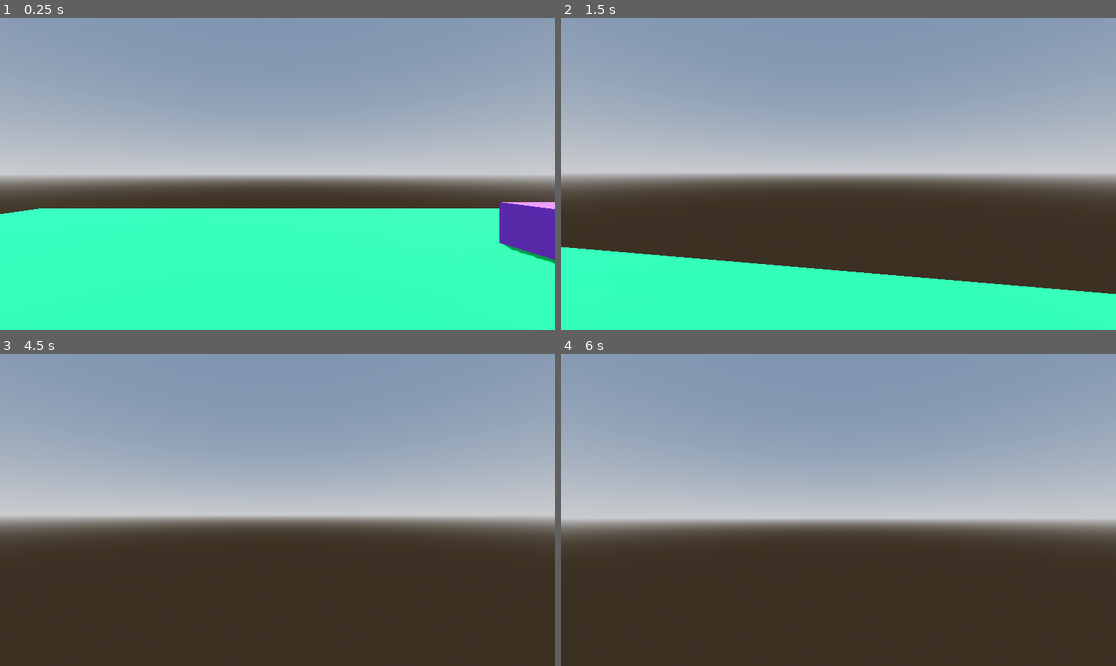
Above: before the commit, frames 1-4 (two rows, left to right).
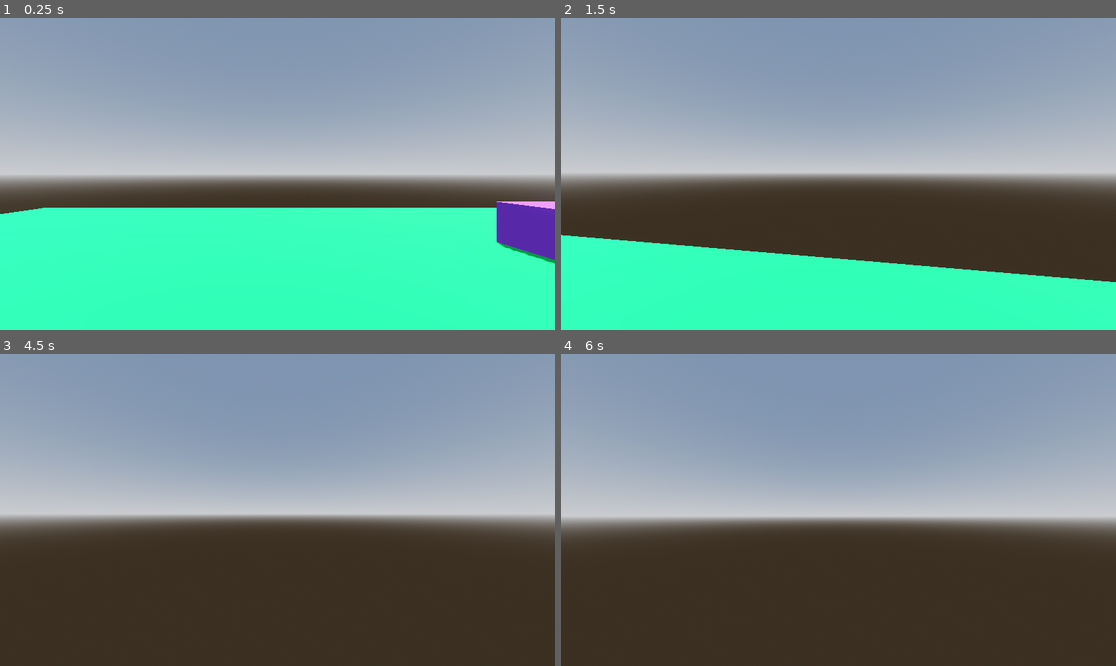
Above: after the commit, the same moments.

Repository: Seb-deru/first-person-controller
Game: Godot game, scene res://scenes/world.tscn
Two runs of this game, one before a commit and one after it. Both use one fixed random seed, a clock stepped at 60 frames per second and the inputs below.
Inputs (mouse positions are in pixels of both pictures, inside the frame that each line leads up to):
- Up to frame 1 (0.25 s): no input
- Up to frame 2 (1.5 s): tap Enter at 0.5 s; move the mouse to (866, 174) at 0.52 s; hold Shift (run) 0.53-1.28 s; hold W (forward) from 0.53 s (still down); tap Space (jump) at 0.77 s; move the mouse to (810, 174) at 1.27 s; tap Shift (run) at 1.35 s
- Up to frame 3 (4.5 s): keep holding W (forward); tap Space (jump) at 1.52, 2.75, 3.02, 3.77, 4.25 s; move the mouse to (288, 503) at 2.02 s; hold Shift (run) 2.03-2.78 s; move the mouse to (271, 516) at 2.77 s; tap Shift (run) at 2.85, 4.35 s; tap Enter at 3.5 s; move the mouse to (316, 513) at 3.52 s; hold Shift (run) 3.53-4.28 s; move the mouse to (233, 506) at 4.27 s
- Up to frame 4 (6 s): tap Space (jump) at 4.52, 5.75 s; tap Enter at 5 s; move the mouse to (844, 510) at 5.02 s; hold Shift (run) 5.03-5.78 s; move the mouse to (816, 503) at 5.77 s; release W (forward) at 5.78 s; hold D (right) from 5.78 s (still down); tap Shift (run) at 5.85 s

The runs differ from the first frame. In frame 1, 0.3% of the frame differs, in the area x 7-100%, y 58-79%; in frame 2, 3.8%, in the area x 0-100%, y 69-89%; in frame 3, 1.2%; in frame 4, 2.5%.

Commit message:
handle fov

Diff:
--- a/scripts/player.gd
+++ b/scripts/player.gd
@@ -7,6 +7,9 @@
 const BOB_FREQ = 2.0
 const BOB_AMP = 0.08
 var t_bob = 0.0
+
+const BASE_FOV = 75.0
+const FOV_CHANGE = 1.5
 
 var speed = 0.0
 const WALK_SPEED = 3.0
@@ -46,14 +49,18 @@
 			velocity.x = direction.x * speed
 			velocity.z = direction.z * speed
 		else:
-			velocity.x = 0.0
-			velocity.z = 0.0
+			velocity.x = lerp(velocity.x, direction.x * speed, delta * 7.0)
+			velocity.z = lerp(velocity.z, direction.z * speed, delta * 7.0)
 	else:
 		velocity.x = lerp(velocity.x, direction.x * speed, delta * 3.0)
 		velocity.z = lerp(velocity.z, direction.z * speed, delta * 3.0)
 
 	t_bob += delta * velocity.length() * float(is_on_floor())
 	camera.transform.origin = _headbob(t_bob)
+
+	var velocity_clamped = clamp(velocity.length(), 0.5, SPRINT_SPEED * 2)
+	var target_fov = BASE_FOV + FOV_CHANGE * velocity_clamped
+	camera.fov = lerp(camera.fov, target_fov, delta * 8.0)
 
 	move_and_slide()
 
